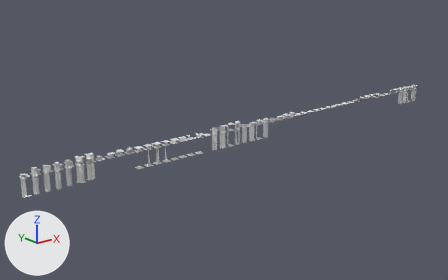
Renders of the Blender file ArtSource/BiomeKit.blend from each side of a commit.
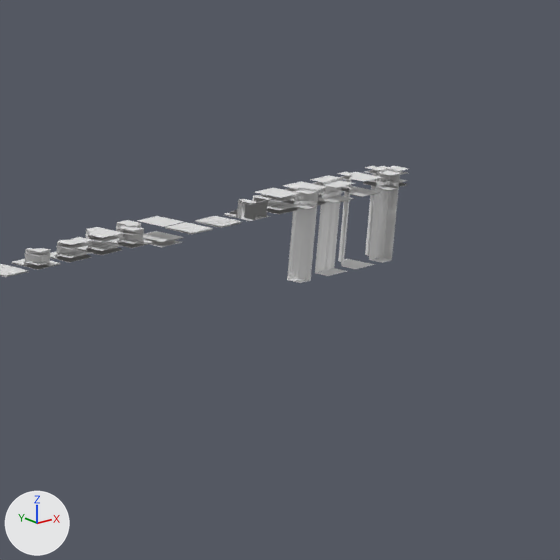
There are two pictures of each version: one whole from a 50 mm lens placed at (-120.9, -336.5, 127.8), pointed at (164.7, 20.5, -15.0), one close up on the part from 78% to 99% of the width and 20% to 54% of the height. Arrows for +X, +Y and +Z are at lower left; the lights stay in place. The older version's two pictures come first.

Script lines for the objects in view, before the commit:
```python
ob_k_rock = bpy.data.objects.new('K_Rock', me_k_rock)
ob_k_rock.location = (350.0, 0.0, 0.0)
ob_k_rock_drop_1 = bpy.data.objects.new('K_Rock_Drop_1', me_k_rock_drop_1)
ob_k_rock_drop_1.location = (357.0, 0.0, 0.0)
ob_k_rock_drop_2 = bpy.data.objects.new('K_Rock_Drop_2', me_k_rock_drop_2)
ob_k_rock_drop_2.location = (364.0, 0.0, 0.0)
ob_k_rock_drop_3 = bpy.data.objects.new('K_Rock_Drop_3', me_k_rock_drop_3)
ob_k_rock_drop_3.location = (371.0, 0.0, 0.0)
ob_k_rock_drop_d = bpy.data.objects.new('K_Rock_Drop_D', me_k_rock_drop_d)
ob_k_rock_drop_d.location = (378.0, 0.0, 0.0)
```
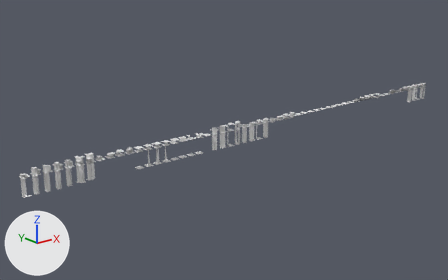
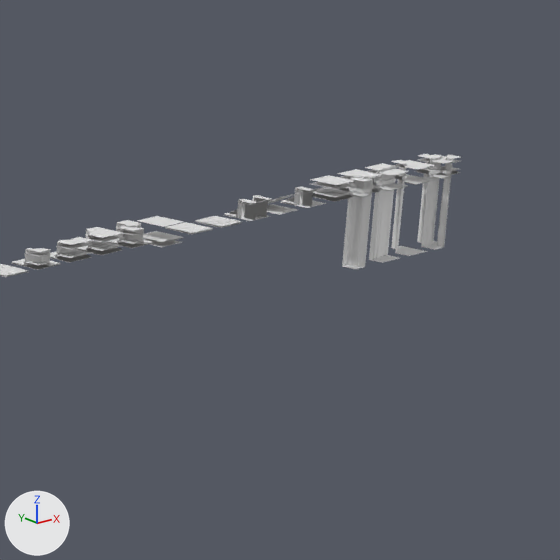
Diff of the bpy script that builds the scene:
```diff
--- a/ArtSource/BiomeKit.blend.py
+++ b/ArtSource/BiomeKit.blend.py
@@ me_k_rampside_colcliff7 @@
+me_k_rampside_colcliff7.from_pydata(...)  # 126 vertices, 110 faces; spans x -2.5..-1.4, y -2.5..0.0, z -0.2..2.4
@@ me_k_rampside @@
+me_k_rampside.from_pydata(...)  # 929 vertices, 748 faces; spans x -2.5..2.5, y -2.5..2.5, z -0.03..2.66
+# faces by material slot: [581, 90, 77]
+me_k_rampside.materials.append(mat_joint)  # white #e7e7e7
+me_k_rampside.materials.append(mat_floor)  # white #e7e7e7
+me_k_rampside.materials.append(mat_cliff)  # white #e7e7e7
@@ me_k_rampside_colgroundramp @@
+me_k_rampside_colgroundramp.from_pydata(...)  # 714 vertices, 660 faces; spans x -1.4..2.5, y -2.5..2.5, z -0.2..2.5
@@ me_k_rampmid_colgroundramp @@
+me_k_rampmid_colgroundramp.from_pydata(...)  # 882 vertices, 800 faces; spans x -2.5..2.5, y -2.5..2.5, z -0.2..2.5
@@ me_k_rampmid @@
+me_k_rampmid.from_pydata(...)  # 569 vertices, 480 faces; spans x -2.5..2.5, y -2.5..2.5, z -0.03..2.52
+# faces by material slot: [464, 16]
+me_k_rampmid.materials.append(mat_joint)  # white #e7e7e7
+me_k_rampmid.materials.append(mat_floor)  # white #e7e7e7
@@ ob_k_rock @@
 ob_k_rock = bpy.data.objects.new('K_Rock', me_k_rock)
-ob_k_rock.location = (350.0, 0.0, 0.0)
+ob_k_rock.location = (364.0, 0.0, 0.0)
@@ ob_k_rock_drop_1 @@
 ob_k_rock_drop_1 = bpy.data.objects.new('K_Rock_Drop_1', me_k_rock_drop_1)
-ob_k_rock_drop_1.location = (357.0, 0.0, 0.0)
+ob_k_rock_drop_1.location = (371.0, 0.0, 0.0)
@@ ob_k_rock_drop_2 @@
 ob_k_rock_drop_2 = bpy.data.objects.new('K_Rock_Drop_2', me_k_rock_drop_2)
-ob_k_rock_drop_2.location = (364.0, 0.0, 0.0)
+ob_k_rock_drop_2.location = (378.0, 0.0, 0.0)
@@ ob_k_rock_drop_3 @@
 ob_k_rock_drop_3 = bpy.data.objects.new('K_Rock_Drop_3', me_k_rock_drop_3)
-ob_k_rock_drop_3.location = (371.0, 0.0, 0.0)
+ob_k_rock_drop_3.location = (385.0, 0.0, 0.0)
@@ ob_k_rock_drop_d @@
 ob_k_rock_drop_d = bpy.data.objects.new('K_Rock_Drop_D', me_k_rock_drop_d)
-ob_k_rock_drop_d.location = (378.0, 0.0, 0.0)
+ob_k_rock_drop_d.location = (392.0, 0.0, 0.0)
@@ ob_k_rampside_colcliff7 @@
+ob_k_rampside_colcliff7 = bpy.data.objects.new('K_RampSide_ColCliff7', me_k_rampside_colcliff7)
+ob_k_rampside_colcliff7.parent = ob_k_rampside
+ob_k_rampside_colcliff7.location = (0.0, 0.0, 0.0)
@@ ob_k_rampside @@
+ob_k_rampside = bpy.data.objects.new('K_RampSide', me_k_rampside)
+ob_k_rampside.location = (357.0, 0.0, 0.0)
@@ ob_k_rampside_colgroundramp @@
+ob_k_rampside_colgroundramp = bpy.data.objects.new('K_RampSide_ColGroundRamp', me_k_rampside_colgroundramp)
+ob_k_rampside_colgroundramp.parent = ob_k_rampside
+ob_k_rampside_colgroundramp.location = (0.0, 0.0, 0.0)
@@ ob_k_rampmid_colgroundramp @@
+ob_k_rampmid_colgroundramp = bpy.data.objects.new('K_RampMid_ColGroundRamp', me_k_rampmid_colgroundramp)
+ob_k_rampmid_colgroundramp.parent = ob_k_rampmid
+ob_k_rampmid_colgroundramp.location = (0.0, 0.0, 0.0)
@@ ob_k_rampmid @@
+ob_k_rampmid = bpy.data.objects.new('K_RampMid', me_k_rampmid)
+ob_k_rampmid.location = (350.0, 0.0, 0.0)
```

Where the change shows, as pixel boxes [x1, y1, x2, y2] in the close-ups (560 x 560 px):
'K_Rock_Drop_D', moved
    before: [364, 166, 408, 263]
    after: [417, 154, 460, 250]
'K_Rock_Drop_1', moved
    before: [284, 183, 327, 283]
    after: [337, 172, 381, 269]
'K_Rock_Drop_2', moved
    before: [312, 175, 347, 276]
    after: [364, 164, 399, 263]
'K_Rock_Drop_3', moved
    before: [337, 172, 374, 269]
    after: [391, 161, 427, 256]
'K_Rock', moved
    before: [255, 188, 300, 210]
    after: [311, 175, 354, 198]
'K_Rock_ColWall1', moved
    before: [258, 188, 299, 213]
    after: [310, 176, 355, 200]
'K_Rock_Drop_1_ColWall1', moved
    before: [283, 181, 326, 204]
    after: [338, 169, 382, 192]
'K_Rock_Drop_3_ColWaterBlocker3', moved
    before: [345, 172, 381, 197]
    after: [402, 160, 435, 184]
'K_Rock_Drop_3_ColWaterSurface3', moved
    before: [348, 186, 381, 197]
    after: [403, 174, 434, 185]
'K_Rock_Drop_D_ColWall1', moved
    before: [363, 166, 409, 186]
    after: [416, 154, 460, 174]
'K_Rock_Drop_2_ColWaterBlocker3', moved
    before: [322, 181, 355, 203]
    after: [378, 169, 408, 190]
'K_Rock_Drop_2_ColWaterSurface3', moved
    before: [322, 195, 353, 203]
    after: [378, 183, 408, 191]
'K_Rock_Drop_2_ColWall1', moved
    before: [310, 176, 342, 198]
    after: [365, 163, 395, 185]
'K_Rock_Drop_D_ColWaterBlocker3', moved
    before: [376, 166, 400, 190]
    after: [428, 154, 452, 178]
'K_RampMid_ColGroundRamp', added
    after: [267, 197, 297, 214]
'K_RampSide', added
    after: [281, 186, 328, 204]
'K_RampSide_ColGroundRamp', added
    after: [289, 189, 327, 207]
'K_Rock_Drop_1_ColWaterBlocker3', moved
    before: [296, 190, 317, 209]
    after: [349, 178, 373, 197]
'K_RampSide_ColCliff7', added
    after: [294, 188, 313, 208]
'K_Rock_Drop_D_ColWaterSurface3', moved
    before: [376, 185, 397, 191]
    after: [429, 173, 451, 179]
'K_Rock_ColGround1', moved
    before: [267, 209, 297, 214]
    after: [313, 196, 353, 202]
'K_Rock_Drop_3_ColWall1', moved
    before: [338, 172, 352, 191]
    after: [395, 160, 407, 179]
'K_Rock_Drop_1_ColWaterSurface3', moved
    before: [296, 205, 316, 210]
    after: [350, 193, 370, 197]
'K_RampMid', added
    after: [268, 193, 299, 204]
'K_Rock_Drop_D_ColGround1', moved
    before: [363, 183, 406, 187]
    after: [417, 171, 458, 175]
'K_Rock_Drop_1_ColGround1', moved
    before: [284, 202, 327, 206]
    after: [337, 189, 379, 193]
